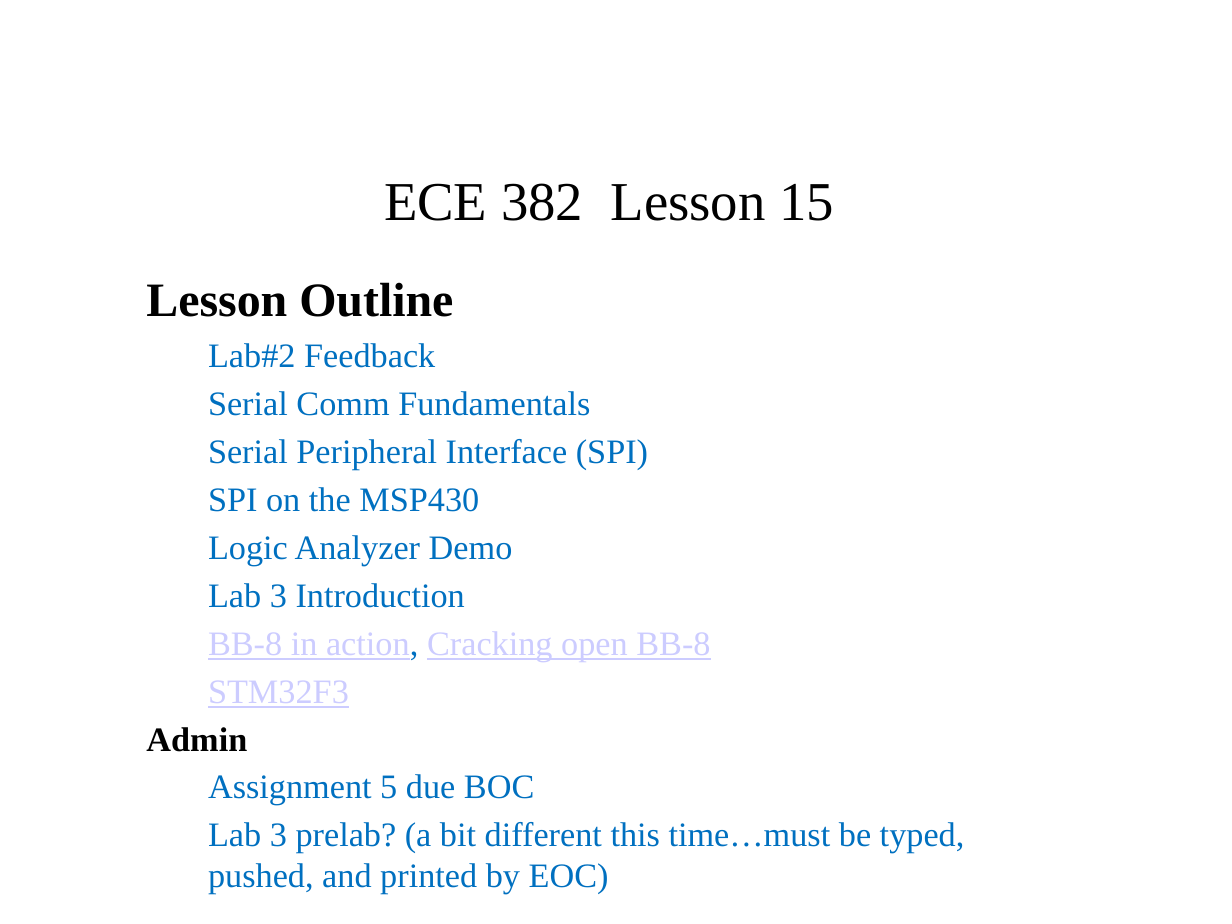
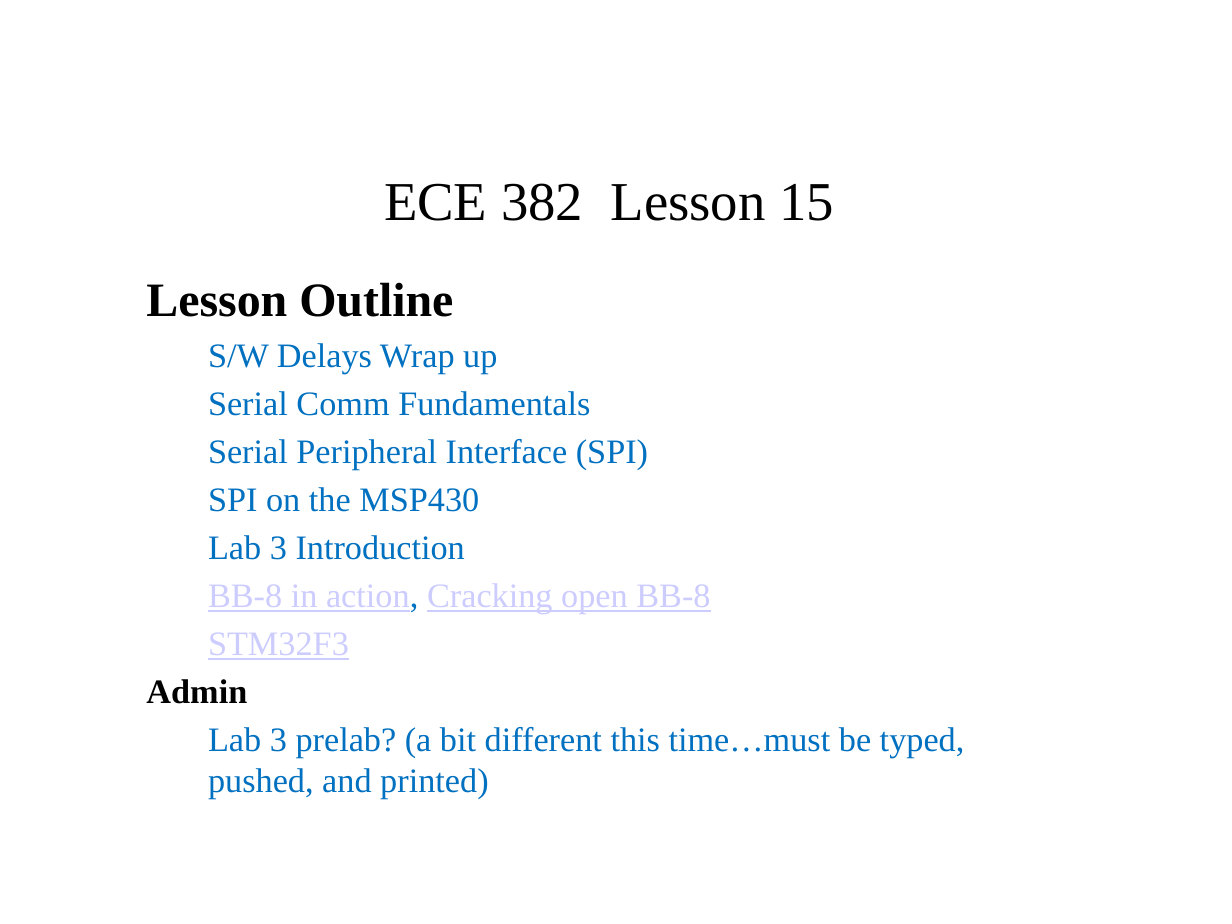
Before and after one commit to pw4rn3r/ECE382, a slide deck: slide 1 of notes/L15/Lsn15.pptx. Drawn at 1232x924 pixels with LibreOffice and Linux fonts; fonts in the diff are those of the drawing. Boxes give left, top, right and bottom in pixels: in the first picture for what was removed or moved away, otherwise in the second. Text is boxed around its words. In the diff, an @@ line names an element or a change of style, - is before the commit and + after.

```diff
--- a/notes/L15/Lsn15.pptx
+++ b/notes/L15/Lsn15.pptx
@@ subtitle at [208,343,497,374]: text changed @@
-  Lab#2 Feedback
+  S/W Delays Wrap up
@@ subtitle at [208,535,513,566]: paragraph removed @@
-  Logic Analyzer Demo
@@ subtitle at [208,727,965,799]: text changed @@
-  Assignment 5 due BOC
-  Lab 3 prelab? (a bit different this time…must be typed, pushed, and printed by EOC)
+  Lab 3 prelab? (a bit different this time…must be typed, pushed, and printed)
```
Also in this commit, not shown: 3 other slides changed, 9 slides added, 3 slides removed, 1 other file.
